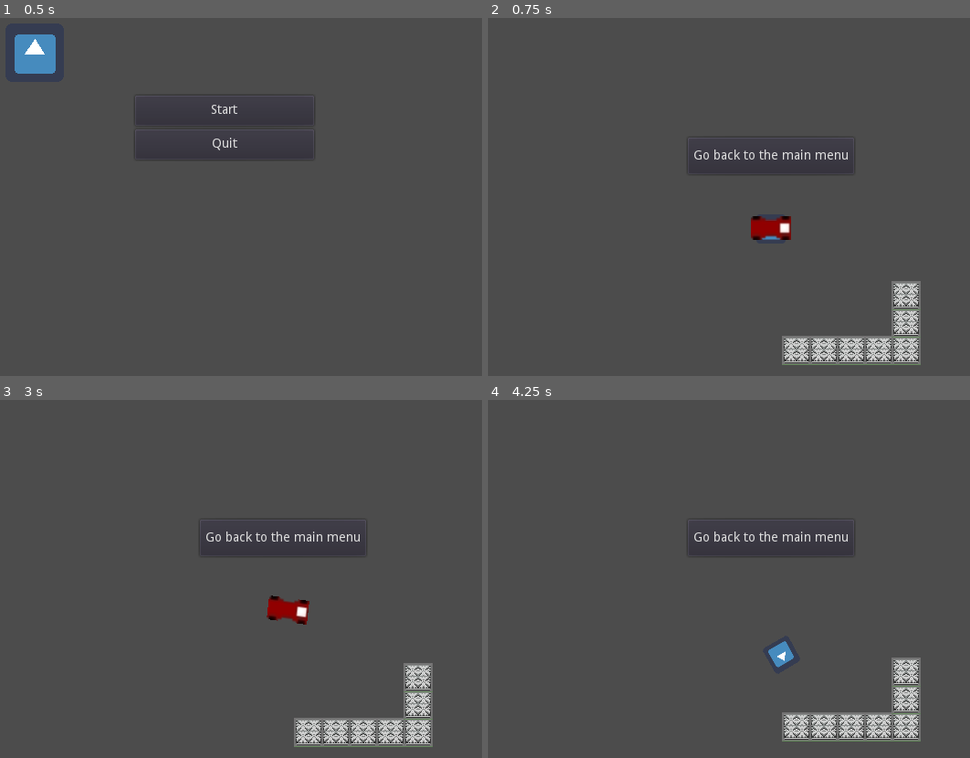
Above: before the commit, frames 1-4 (two rows, left to right).
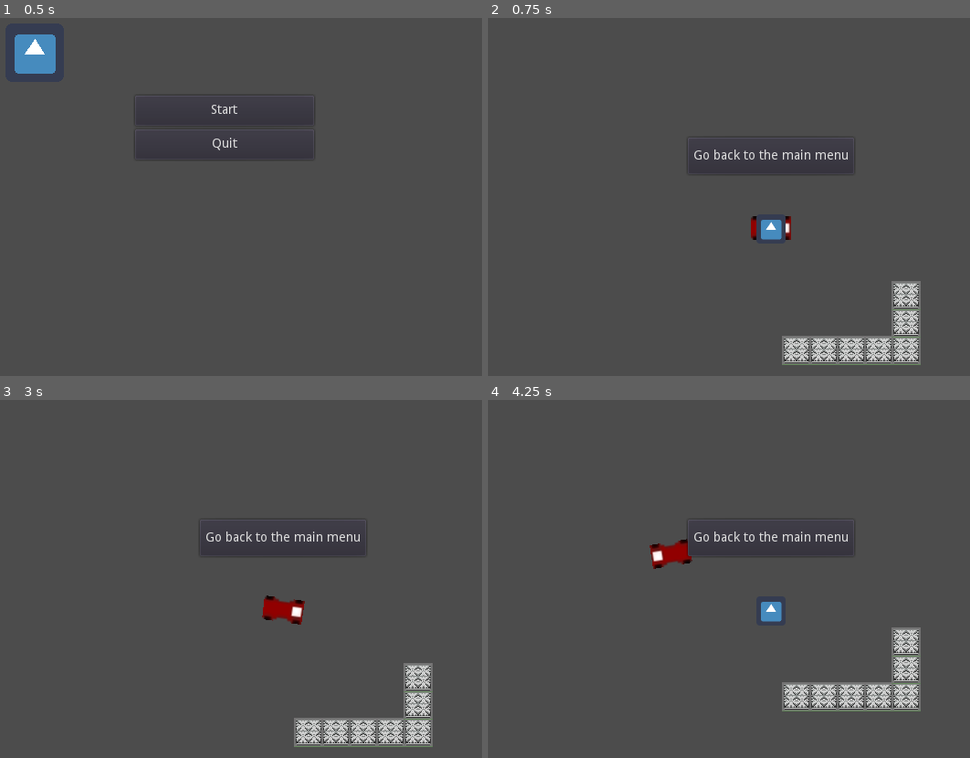
Above: after the commit, the same moments.

Repository: svntax/LD41-C2IG
Game: Godot game, scene res://Scenes/main_menu.tscn
Two runs of this game, one before a commit and one after it. Both use one fixed random seed, a clock stepped at 60 frames per second and the inputs below. The engine's default icon, where the game draws it, is replaced by a stand-in: a white triangle on a blue panel in a dark square.
Inputs:
- Up to frame 1 (0.5 s): no input
- Up to frame 2 (0.75 s): click "Start" at 0.5 s
- Up to frame 3 (3 s): click "Go back to the main menu" at 1.25 s; click "Start" at 2 s; tap Enter at 2.75 s; hold Right (WALK_RIGHT) from 2.78 s (still down); tap Space (RIDE_VEHICLE) at 2.85 s
- Up to frame 4 (4.25 s): release Right (WALK_RIGHT) at 3.53 s; hold Down (WALK_DOWN) from 3.53 s (still down); tap Space (RIDE_VEHICLE) at 3.6 s

Frame 1 is identical in both runs. In frame 2, 0.4% of the frame differs, in the area x 55-62%, y 55-62%; in frame 3, 0.3%; in frame 4, 5.9%, in the area x 33-90%, y 38-96%.

Commit message:
WIP switching between walking and vehicle controls

Diff:
--- a/Scenes/player.tscn
+++ b/Scenes/player.tscn
@@ -1,13 +1,18 @@
-[gd_scene load_steps=5 format=2]
+[gd_scene load_steps=6 format=2]
 
 [ext_resource path="res://Scripts/player_controls.gd" type="Script" id=1]
-[ext_resource path="res://icon.png" type="Texture" id=2]
-[ext_resource path="res://Sprites/kart.png" type="Texture" id=3]
+[ext_resource path="res://Sprites/kart.png" type="Texture" id=2]
+[ext_resource path="res://icon.png" type="Texture" id=3]
 
 [sub_resource type="RectangleShape2D" id=1]
 
 custom_solver_bias = 0.0
-extents = Vector2( 20, 13 )
+extents = Vector2( 22, 13 )
+
+[sub_resource type="RectangleShape2D" id=2]
+
+custom_solver_bias = 0.0
+extents = Vector2( 16, 16 )
 
 [node name="PlayerRoot" type="Node2D" index="0"]
 
@@ -15,7 +20,7 @@
 
 input_pickable = false
 collision_layer = 1
-collision_mask = 1
+collision_mask = 2
 mode = 0
 mass = 1.0
 friction = 1.0
@@ -28,12 +33,12 @@
 sleeping = false
 can_sleep = true
 linear_velocity = Vector2( 0, 0 )
-linear_damp = 4.0
+linear_damp = 2.0
 angular_velocity = 0.0
 angular_damp = 8.0
 script = ExtResource( 1 )
-_sections_unfolded = [ "Angular", "Linear" ]
-WALK_SPEED = 10
+_sections_unfolded = [ "Angular", "Collision", "Linear" ]
+WALK_SPEED = 64
 STEERING_SPEED = 8
 ACCELERATION = 16
 BRAKE_AMOUNT = 4
@@ -42,31 +47,25 @@
 
 shape = SubResource( 1 )
 
-[node name="WalkingSprite" type="Sprite" parent="PlayerRigidBody" index="1"]
+[node name="VehicleSprite" type="Sprite" parent="PlayerRigidBody" index="1"]
 
-scale = Vector2( 0.5, 0.5 )
+scale = Vector2( 2, 2 )
 texture = ExtResource( 2 )
 _sections_unfolded = [ "Transform" ]
 
-[node name="VehicleSprite" type="Sprite" parent="PlayerRigidBody" index="2"]
-
-scale = Vector2( 2, 2 )
-texture = ExtResource( 3 )
-_sections_unfolded = [ "Transform" ]
-
-[node name="Camera2D" type="Camera2D" parent="PlayerRigidBody" index="3"]
+[node name="VehicleCamera" type="Camera2D" parent="PlayerRigidBody" index="2"]
 
 anchor_mode = 1
 rotating = false
-current = true
+current = false
 zoom = Vector2( 1, 1 )
 limit_left = -10000000
 limit_top = -10000000
 limit_right = 10000000
 limit_bottom = 10000000
 limit_smoothed = false
-drag_margin_h_enabled = true
-drag_margin_v_enabled = true
+drag_margin_h_enabled = false
+drag_margin_v_enabled = false
 smoothing_enabled = false
 smoothing_speed = 5.0
 offset_v = 0.0
@@ -78,3 +77,46 @@
 editor_draw_screen = true
 editor_draw_limits = false
 editor_draw_drag_margin = false
+
+[node name="PlayerKinematicBody" type="KinematicBody2D" parent="." index="1"]
+
+input_pickable = false
+collision_layer = 1
+collision_mask = 2
+collision/safe_margin = 0.08
+_sections_unfolded = [ "Angular", "Collision", "Linear" ]
+
+[node name="CollisionShape2D" type="CollisionShape2D" parent="PlayerKinematicBody" index="0"]
+
+shape = SubResource( 2 )
+
+[node name="WalkingSprite" type="Sprite" parent="PlayerKinematicBody" index="1"]
+
+scale = Vector2( 0.5, 0.5 )
+texture = ExtResource( 3 )
+_sections_unfolded = [ "Transform" ]
+
+[node name="PersonCamera" type="Camera2D" parent="PlayerKinematicBody" index="2"]
+
+anchor_mode = 1
+rotating = false
+current = true
+zoom = Vector2( 1, 1 )
+limit_left = -10000000
+limit_top = -10000000
+limit_right = 10000000
+limit_bottom = 10000000
+limit_smoothed = false
+drag_margin_h_enabled = false
+drag_margin_v_enabled = false
+smoothing_enabled = false
+smoothing_speed = 5.0
+offset_v = 0.0
+offset_h = 0.0
+drag_margin_left = 0.2
+drag_margin_top = 0.2
+drag_margin_right = 0.2
+drag_margin_bottom = 0.2
+editor_draw_screen = true
+editor_draw_limits = false
+editor_draw_drag_margin = false
--- a/Scenes/wall.tscn
+++ b/Scenes/wall.tscn
@@ -10,12 +10,13 @@
 [node name="Wall" type="StaticBody2D"]
 
 input_pickable = false
-collision_layer = 1
+collision_layer = 3
 collision_mask = 1
 constant_linear_velocity = Vector2( 0, 0 )
 constant_angular_velocity = 0.0
 friction = 1.0
 bounce = 0.0
+_sections_unfolded = [ "Collision" ]
 
 [node name="CollisionShape2D" type="CollisionShape2D" parent="." index="0"]
 
--- a/Scripts/player_controls.gd
+++ b/Scripts/player_controls.gd
@@ -1,7 +1,9 @@
 extends RigidBody2D
 
 #Walking constants, adjustable
-export (int) var WALK_SPEED = 10
+export (int) var WALK_SPEED = 64
+
+var walkVel = Vector2()
 
 #Vehicle constants, adjustable
 export (int) var STEERING_SPEED = 8
@@ -10,13 +12,20 @@
 
 #For switching between both movement controls
 var VEHICLE_MODE = false
+var MIN_DIST = 48
 var walkingSprite
 var vehicleSprite
+var personCamera
+var vehicleCamera
+var kinematicBody
 
 func _ready():
     walkingSprite = get_parent().find_node("WalkingSprite")
     vehicleSprite = get_parent().find_node("VehicleSprite")
-    self.mode = RigidBody2D.MODE_CHARACTER
+    kinematicBody = get_parent().get_parent().find_node("PlayerKinematicBody")
+    personCamera = get_parent().find_node("PersonCamera")
+    vehicleCamera = find_node("VehicleCamera")
+    #self.mode = RigidBody2D.MODE_KINEMATIC
 
 #General update loop
 func _process(delta):
@@ -24,15 +33,21 @@
         if(VEHICLE_MODE):
             #Get out of the vehicle, back to walking
             VEHICLE_MODE = false
-            self.mode = RigidBody2D.MODE_CHARACTER
+            #self.mode = RigidBody2D.MODE_KINEMATIC
             walkingSprite.show()
-            vehicleSprite.hide()
+            kinematicBody.set_collision_layer_bit(1, 1)
+            personCamera.make_current()
+            kinematicBody.position = self.position
         else:
-            #TODO only if near vehicle, for now just a simple toggle
-            VEHICLE_MODE = true
-            self.mode = RigidBody2D.MODE_RIGID
-            vehicleSprite.show()
-            walkingSprite.hide()
+            #Only if near vehicle
+            var dist = self.position.distance_to(kinematicBody.position)
+            print(dist)
+            if(dist < MIN_DIST):
+                VEHICLE_MODE = true
+                #self.mode = RigidBody2D.MODE_RIGID
+                walkingSprite.hide()
+                kinematicBody.set_collision_layer_bit(1, 0)
+                vehicleCamera.make_current()
 
 #Update loop for handling anything physics related
 func _physics_process(delta):
@@ -54,12 +69,17 @@
             #TODO brake
             pass
     else:
+        walkVel.x = 0
+        walkVel.y = 0
         #Walking controls, uses apply_impulse() with an offset of (0, 0)
         if(Input.is_action_pressed("WALK_LEFT")):
-            self.apply_impulse(Vector2(0, 0), Vector2(-WALK_SPEED, 0))
+            walkVel.x = -WALK_SPEED
         if(Input.is_action_pressed("WALK_RIGHT")):
-            self.apply_impulse(Vector2(0, 0), Vector2(WALK_SPEED, 0))
+            walkVel.x = WALK_SPEED
         if(Input.is_action_pressed("WALK_UP")):
-            self.apply_impulse(Vector2(0, 0), Vector2(0, -WALK_SPEED))
+            walkVel.y = -WALK_SPEED
         if(Input.is_action_pressed("WALK_DOWN")):
-            self.apply_impulse(Vector2(0, 0), Vector2(0, WALK_SPEED))
+            walkVel.y = WALK_SPEED
+        #kinematicBody.move(Vector2(walkVel.x, 0))
+        #kinematicBody.move(Vector2(0, walkVel.y))
+        kinematicBody.move_and_slide(walkVel)
